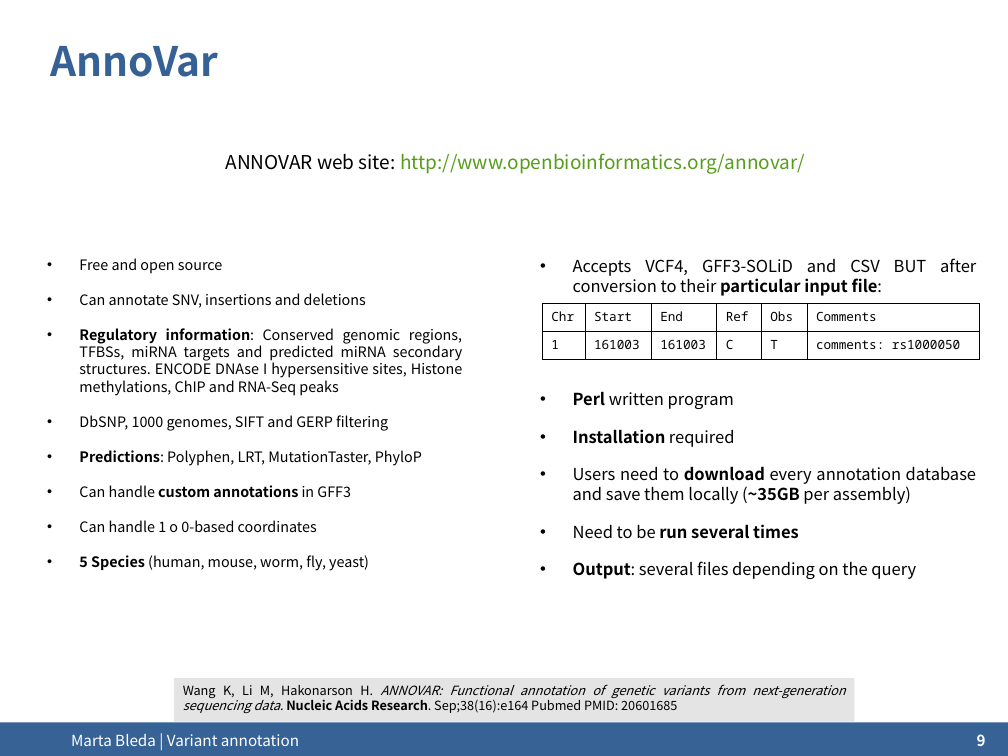
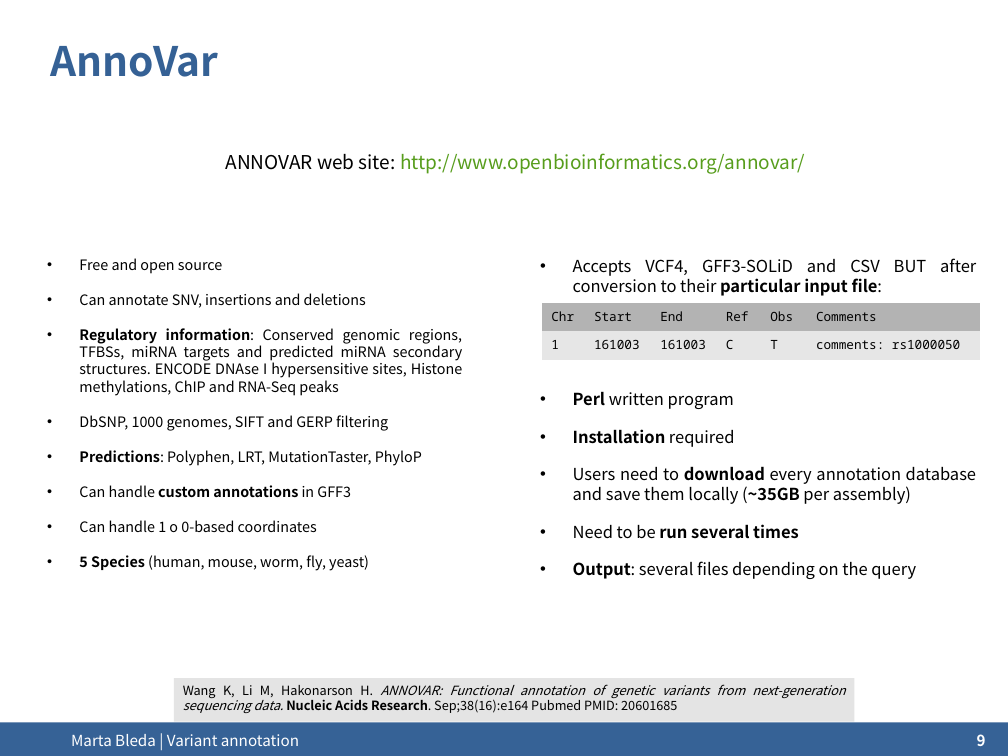
Before and after one commit to ngs-course/ngs-course.github.io, a slide deck: slide 9 of Course_Materials/variant_annotation/presentation/2015-Cambridge_variant_annotation.odp. Drawn at 1008x756 pixels with LibreOffice and Linux fonts; fonts in the diff are those of the drawing; background and template pictures are left out. Boxes give left, top, right and bottom in pixels: in the first picture for what was removed or moved away, otherwise in the second. Text is boxed around its words. In the diff, an @@ line names an element or a change of style, - is before the commit and + after.

```diff
--- a/Course_Materials/variant_annotation/presentation/2015-Cambridge_variant_annotation.odp
+++ b/Course_Materials/variant_annotation/presentation/2015-Cambridge_variant_annotation.odp
@@ table at [542,304,981,360] @@
@@ fill none to #B3B3B3 in row 1 @@
@@ fill none to #E6E6E6 in row 2 @@
@@ borders changed @@
```
Also in this commit, not shown: 2 other slides changed.
